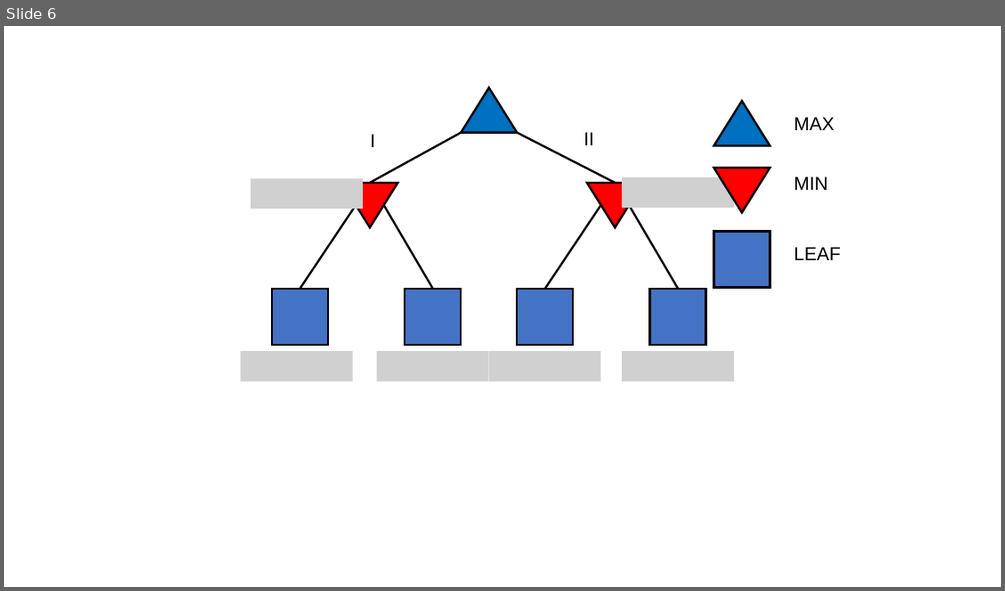
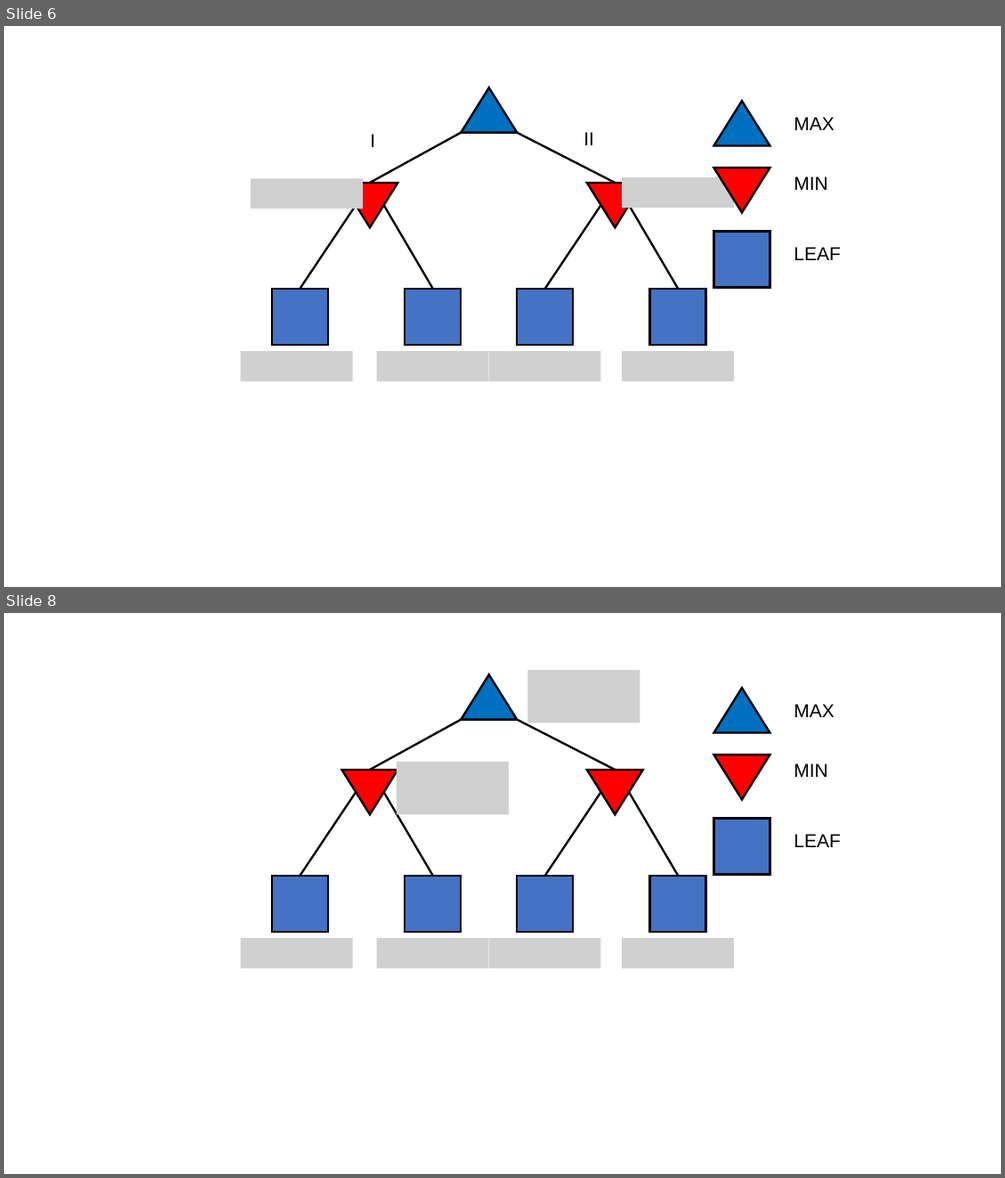
Before and after one commit to Ofir-Manor/ai_hw2, a slide deck: hw2-examples.pptx. Shown one above the other, each under a label of ours: slide 6 before the commit, slides 6 and 8 after it; the slides between them are not shown. The pictures are 1005x591 and 1005x1178 pixels, drawn with LibreOffice and Linux fonts; fonts in the diff are those of the drawing; grey boxes stand for pictures. Boxes give left, top, right and bottom in pixels: in the first picture for what was removed or moved away, otherwise in the second. Text is boxed around its words. In the diff, an @@ line names an element or a change of style, - is before the commit and + after.

```diff
--- a/hw2-examples.pptx
+++ b/hw2-examples.pptx
@@ slide 8 added at [4, 613, 1001, 1174], background #FFFFFF @@
@@ group added at [241, 670, 840, 968]: 6 lines, 5 triangles, 5 rectangles, 5 pictures, 3 texts @@
+LEAF
+MIN
+MAX
@@ picture added at [396, 762, 509, 815] @@
```
Also in this commit, not shown: 2 other slides added, 1 other file.
